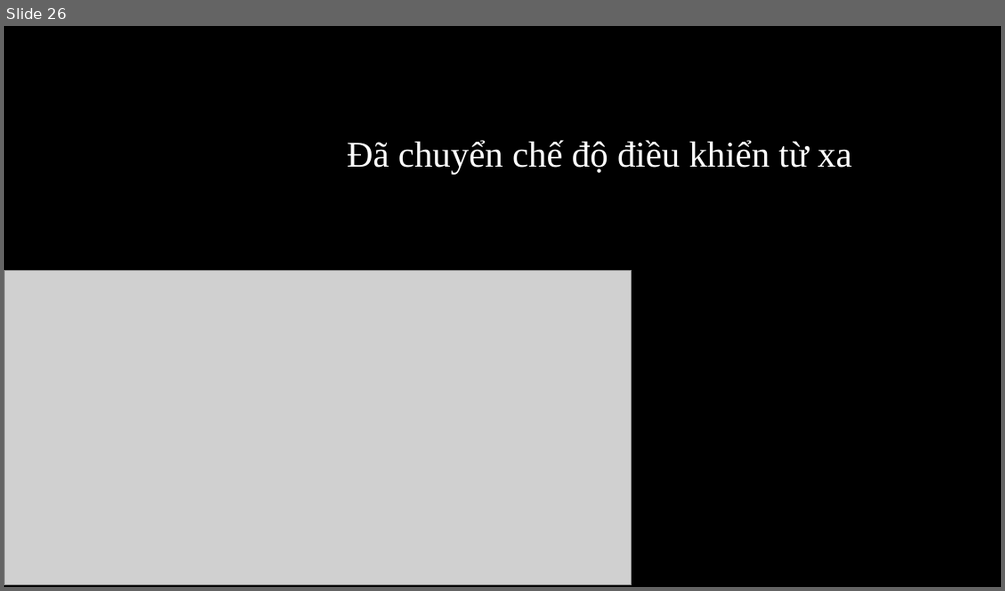
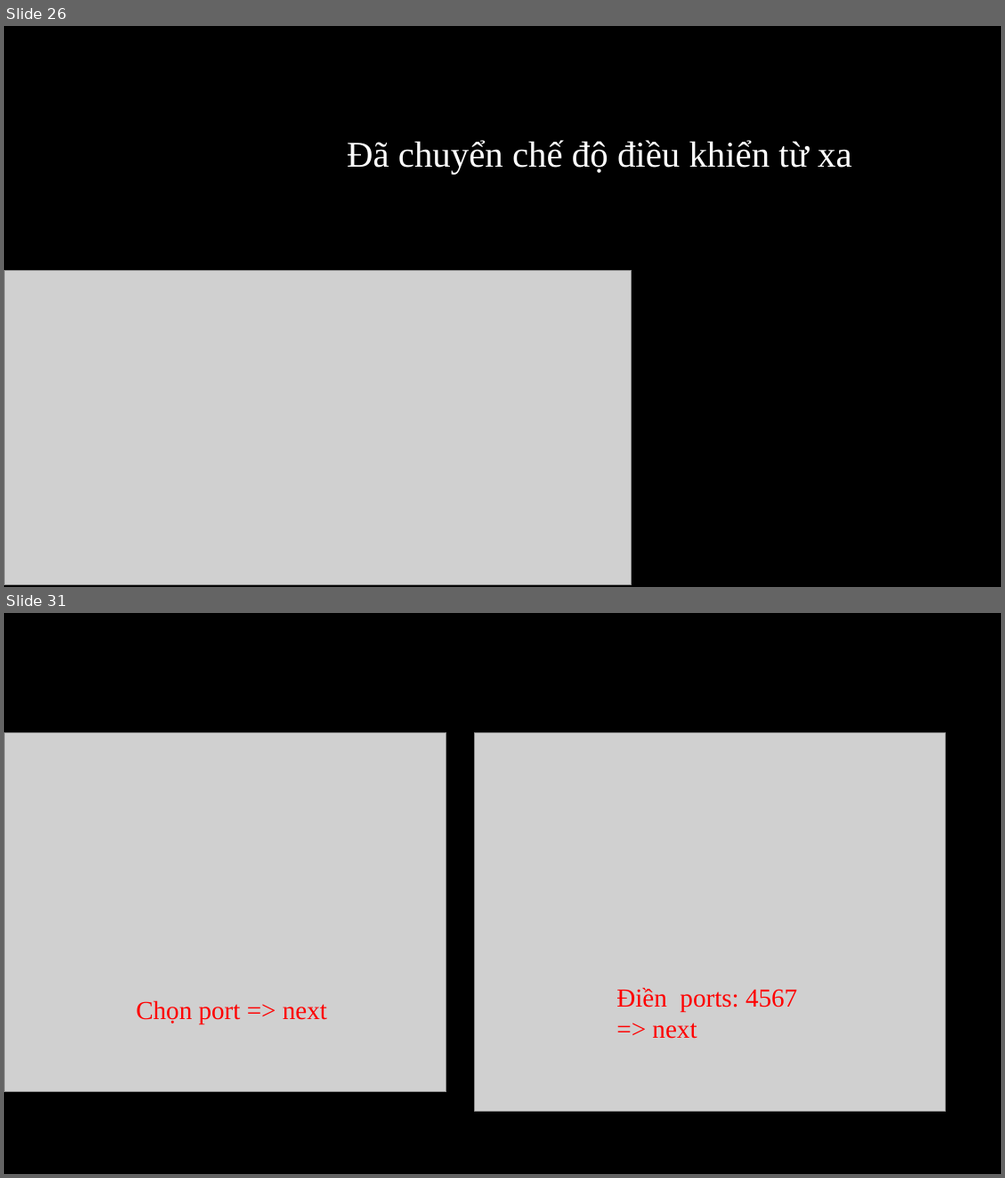
Before and after one commit to vulan1112/b-i-t-p, a slide deck: Quá trình cài đặt My SQL 2022.pptx. Shown one above the other, each under a label of ours: slide 26 before the commit, slides 26 and 31 after it; the slides between them are not shown. The pictures are 1005x591 and 1005x1178 pixels, drawn with LibreOffice and Linux fonts; fonts in the diff are those of the drawing; grey boxes stand for pictures; background and template pictures are left out. Boxes give left, top, right and bottom in pixels: in the first picture for what was removed or moved away, otherwise in the second. Text is boxed around its words. In the diff, an @@ line names an element or a change of style, - is before the commit and + after.

```diff
--- a/Quá trình cài đặt My SQL 2022.pptx
+++ b/Quá trình cài đặt My SQL 2022.pptx
@@ slide 31 added at (4,613,1001,1174), background #000000 @@
@@ picture added at (4,732,446,1093) @@
@@ picture added at (474,732,946,1111) @@
@@ text added at (136,1000,327,1023), 25 pt, text #FF0000 @@
+Chọn port => next
@@ text added at (616,988,797,1038), 25 pt, text #FF0000 @@
+Điền ports: 4567
+=> next
```
Also in this commit, not shown: 7 other slides added.
